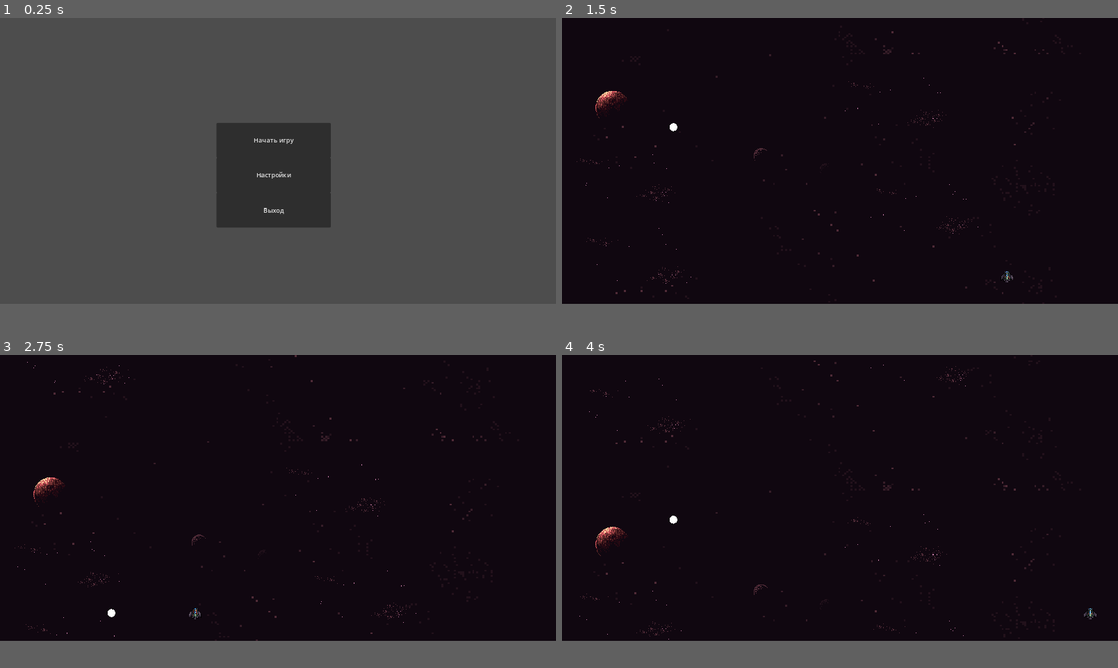
Above: before the commit, frames 1-4 (two rows, left to right).
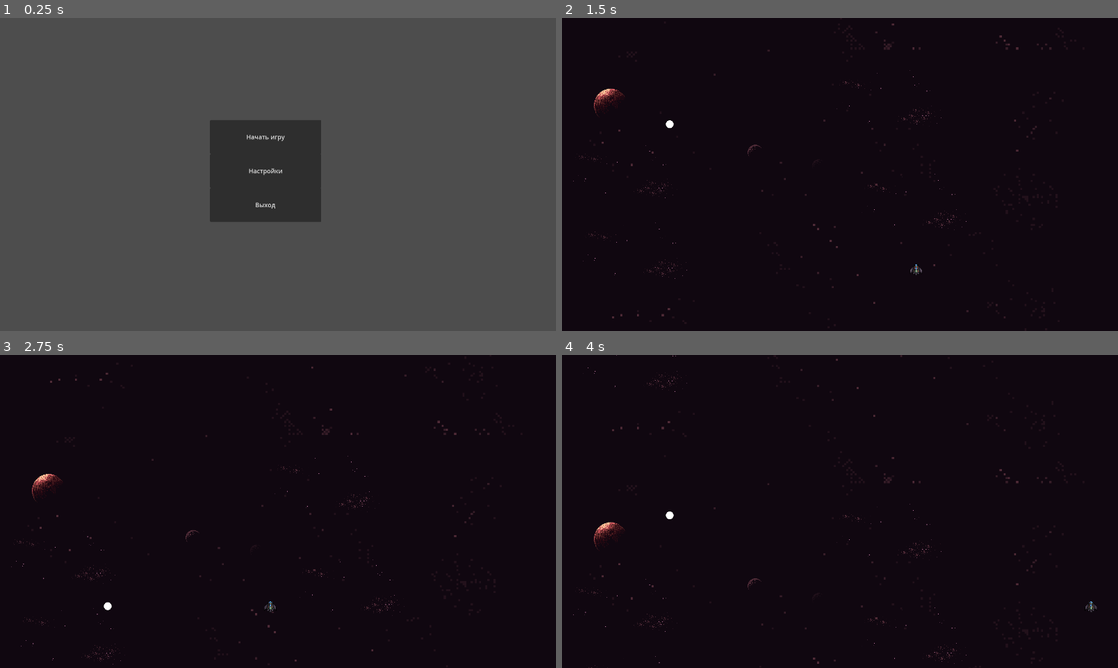
Above: after the commit, the same moments.

Repository: BrightKii/Space-Adventure
Game: Godot game, scene res://main_menu.tscn
Two runs of this game, one before a commit and one after it. Both use one fixed random seed, a clock stepped at 60 frames per second and the inputs below. The project has no main scene, so this scene is started directly.
Inputs:
- Up to frame 1 (0.25 s): no input
- Up to frame 2 (1.5 s): click "Начать игру" at 0.5 s; hold D (teleport_right) from 1.28 s (still down)
- Up to frame 3 (2.75 s): release D (teleport_right) at 2.03 s; hold A (teleport_left) from 2.03 s (still down)
- Up to frame 4 (4 s): release A (teleport_left) at 2.78 s; hold D (teleport_right) from 2.78 s (still down)
In our replay, the window is 800x411 before the commit and 800x450 after it. These sizes can differ from the game's own. Grey fills any space a smaller window leaves; there, only what the larger window draws over its background counts as a difference.

The runs differ from the first frame. In frame 1, 1.7% of the frame differs, in the area x 37-60%, y 32-67%; in frame 2, 0.9%; in frame 3, 1.0%; in frame 4, 1.0%.

Commit message:
Частичная адаптация отображения игры
В сцене "game_background" текстура комоса немного вылезает слева и
сверху. Это сделано для профилактики каких-либо багов, о которых я
могу даже не подозревать. Двигайте текстуры космоса, только если
уверены, что из-за этого не возникнут ошибки.

- Изменены настройки проекта.
	- Размер окна изменён на 1440 x 810 (16:9). Режим окна
	  изменён на Exclusive Fulscreen. Режим растягивания изменён
	  на Viewport. Сотоношение изменено на expand.

- Изменена сцена "game_background".
	- Адаптированы настройки Mirroring для каждого ParallaxLayer
	  под новый размер игровой области.
	- Продублированы спрайты космоса и других космических
	  объектов, так как Mirroring не создаёт больше двух копий
	  спрайтов. Каждая пара отдельных спрайтов сгруппирована
	  (надеюсь, это позволит двигать их вместе).

- Увеличена задержка между нажатием клавиш в скрипте "Ship_movement".

- Добавлена сетка.
	- Добавлен ресурс и спрайт сетки, который позже пригодится
	  для проверки отображения игры при разных размерах экрана.

Diff:
--- a/Ship_movement.gd
+++ b/Ship_movement.gd
@@ -9,7 +9,7 @@
 time_since_last_input - Это время с последнего нажатия клавиши. Изначально оно должно быть больше
 	input_cooldown, чтобы считалось, что со старта игры не было нажатия клавиш.
 """
-@export var input_cooldown = 0.1
+@export var input_cooldown = 0.25
 var time_since_last_input = input_cooldown + 1
 
 """
--- a/game_background.tscn
+++ b/game_background.tscn
@@ -10,43 +10,87 @@
 script = ExtResource("1_3bjd1")
 
 [node name="ParallaxLayer" type="ParallaxLayer" parent="."]
-motion_mirroring = Vector2(0, 720)
+motion_mirroring = Vector2(1460, 1660)
 
-[node name="Parallax-space-backgound(edited)" type="Sprite2D" parent="ParallaxLayer"]
-position = Vector2(700, 360)
-scale = Vector2(5.14706, 4.5)
+[node name="Parallax-space-backgound(edited)1" type="Sprite2D" parent="ParallaxLayer"]
+position = Vector2(720, 405)
+scale = Vector2(5.36765, 5.1875)
 texture = ExtResource("1_di7t1")
+metadata/_edit_group_ = true
+
+[node name="Parallax-space-backgound(edited)2" type="Sprite2D" parent="ParallaxLayer"]
+position = Vector2(720, 1235)
+scale = Vector2(5.36765, 5.1875)
+texture = ExtResource("1_di7t1")
+metadata/_edit_group_ = true
 
 [node name="ParallaxLayer2" type="ParallaxLayer" parent="."]
-motion_mirroring = Vector2(0, 720)
+motion_mirroring = Vector2(1460, 1660)
 
-[node name="Parallax-space-big-planet" type="Sprite2D" parent="ParallaxLayer2"]
+[node name="Parallax-space-big-planet1" type="Sprite2D" parent="ParallaxLayer2"]
 position = Vector2(126, 135)
 texture = ExtResource("2_4elws")
+metadata/_edit_group_ = true
+
+[node name="Parallax-space-big-planet2" type="Sprite2D" parent="ParallaxLayer2"]
+position = Vector2(126, 965)
+texture = ExtResource("2_4elws")
+metadata/_edit_group_ = true
 
 [node name="ParallaxLayer3" type="ParallaxLayer" parent="."]
-motion_mirroring = Vector2(0, 720)
+motion_mirroring = Vector2(1460, 1660)
 
-[node name="Parallax-space-far-planets" type="Sprite2D" parent="ParallaxLayer3"]
+[node name="Parallax-space-far-planets1" type="Sprite2D" parent="ParallaxLayer3"]
 position = Vector2(573, 309)
 texture = ExtResource("3_d2f66")
+metadata/_edit_group_ = true
+
+[node name="Parallax-space-far-planets2" type="Sprite2D" parent="ParallaxLayer3"]
+position = Vector2(573, 1139)
+texture = ExtResource("3_d2f66")
+metadata/_edit_group_ = true
 
 [node name="ParallaxLayer4" type="ParallaxLayer" parent="."]
-motion_mirroring = Vector2(0, 720)
+motion_mirroring = Vector2(1460, 1660)
 
 [node name="Parallax-space-stars1" type="Sprite2D" parent="ParallaxLayer4"]
 position = Vector2(163, 302)
 scale = Vector2(1, 0.9375)
 texture = ExtResource("4_ffxf6")
+metadata/_edit_group_ = true
 
 [node name="Parallax-space-stars2" type="Sprite2D" parent="ParallaxLayer4"]
+position = Vector2(163, 1132)
+scale = Vector2(1, 0.9375)
+texture = ExtResource("4_ffxf6")
+metadata/_edit_group_ = true
+
+[node name="Parallax-space-stars3" type="Sprite2D" parent="ParallaxLayer4"]
 position = Vector2(911, 380)
 texture = ExtResource("4_ffxf6")
+metadata/_edit_group_ = true
 
-[node name="Parallax-space-stars3" type="Sprite2D" parent="ParallaxLayer4"]
+[node name="Parallax-space-stars4" type="Sprite2D" parent="ParallaxLayer4"]
+position = Vector2(911, 1210)
+texture = ExtResource("4_ffxf6")
+metadata/_edit_group_ = true
+
+[node name="Parallax-space-stars5" type="Sprite2D" parent="ParallaxLayer4"]
 position = Vector2(188, 506)
 texture = ExtResource("4_ffxf6")
+metadata/_edit_group_ = true
 
-[node name="Parallax-space-stars4" type="Sprite2D" parent="ParallaxLayer4"]
+[node name="Parallax-space-stars6" type="Sprite2D" parent="ParallaxLayer4"]
+position = Vector2(188, 1336)
+texture = ExtResource("4_ffxf6")
+metadata/_edit_group_ = true
+
+[node name="Parallax-space-stars7" type="Sprite2D" parent="ParallaxLayer4"]
 position = Vector2(846, 112)
 texture = ExtResource("4_ffxf6")
+metadata/_edit_group_ = true
+
+[node name="Parallax-space-stars8" type="Sprite2D" parent="ParallaxLayer4"]
+position = Vector2(846, 942)
+texture = ExtResource("4_ffxf6")
+metadata/_edit_group_ = true
--- a/project.godot
+++ b/project.godot
@@ -16,10 +16,11 @@
 
 [display]
 
-window/size/viewport_width=1400
-window/size/viewport_height=720
-window/size/mode=2
-window/stretch/mode="canvas_items"
+window/size/viewport_width=1440
+window/size/viewport_height=810
+window/size/mode=4
+window/stretch/mode="viewport"
+window/stretch/aspect="expand"
 
 [input]
 
--- a/ship.tscn
+++ b/ship.tscn
@@ -8,7 +8,6 @@
 [node name="Ship" type="StaticBody2D"]
 position = Vector2(700, 650)
 script = ExtResource("1_s0whw")
-input_cooldown = 0.15
 
 [node name="CollisionShape2D" type="CollisionShape2D" parent="."]
 shape = SubResource("CapsuleShape2D_gktd4")
--- a/space.tscn
+++ b/space.tscn
@@ -1,8 +1,9 @@
-[gd_scene load_steps=6 format=3 uid="uid://c4utproqfxo80"]
+[gd_scene load_steps=7 format=3 uid="uid://c4utproqfxo80"]
 
 [ext_resource type="PackedScene" uid="uid://cisqlfjtxof11" path="res://ship.tscn" id="1_o3r85"]
 [ext_resource type="Script" path="res://УДАЛИТЬ_Скрипт_примера_метеорита.gd" id="1_vyc7i"]
 [ext_resource type="PackedScene" uid="uid://wwo73a360roa" path="res://game_background.tscn" id="4_7dqli"]
+[ext_resource type="Texture2D" uid="uid://d3rvburhvpiat" path="res://ВРЕМЕННО_Спрайт_сетки.png" id="4_l5ejy"]
 
 [sub_resource type="CircleShape2D" id="CircleShape2D_7q1f8"]
 
@@ -28,3 +29,9 @@
 mesh = SubResource("SphereMesh_q48xk")
 
 [node name="GameBackground" parent="." instance=ExtResource("4_7dqli")]
+
+[node name="ВРЕМЕННО_Сетка" type="Sprite2D" parent="."]
+visible = false
+position = Vector2(720, 405)
+scale = Vector2(1.93029, 1.08579)
+texture = ExtResource("4_l5ejy")
Binary file added: ВРЕМЕННО_Спрайт_сетки.png
Not shown, added: ВРЕМЕННО_Спрайт_сетки.png.import
